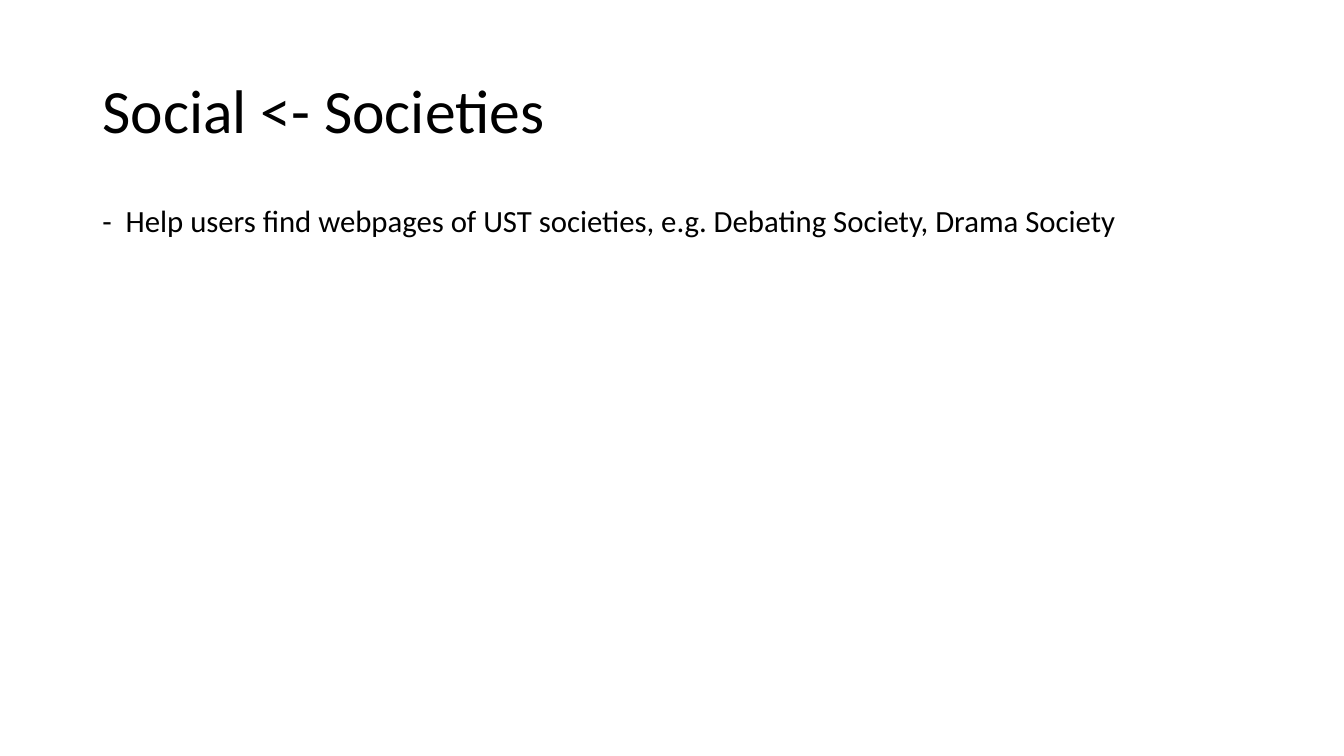
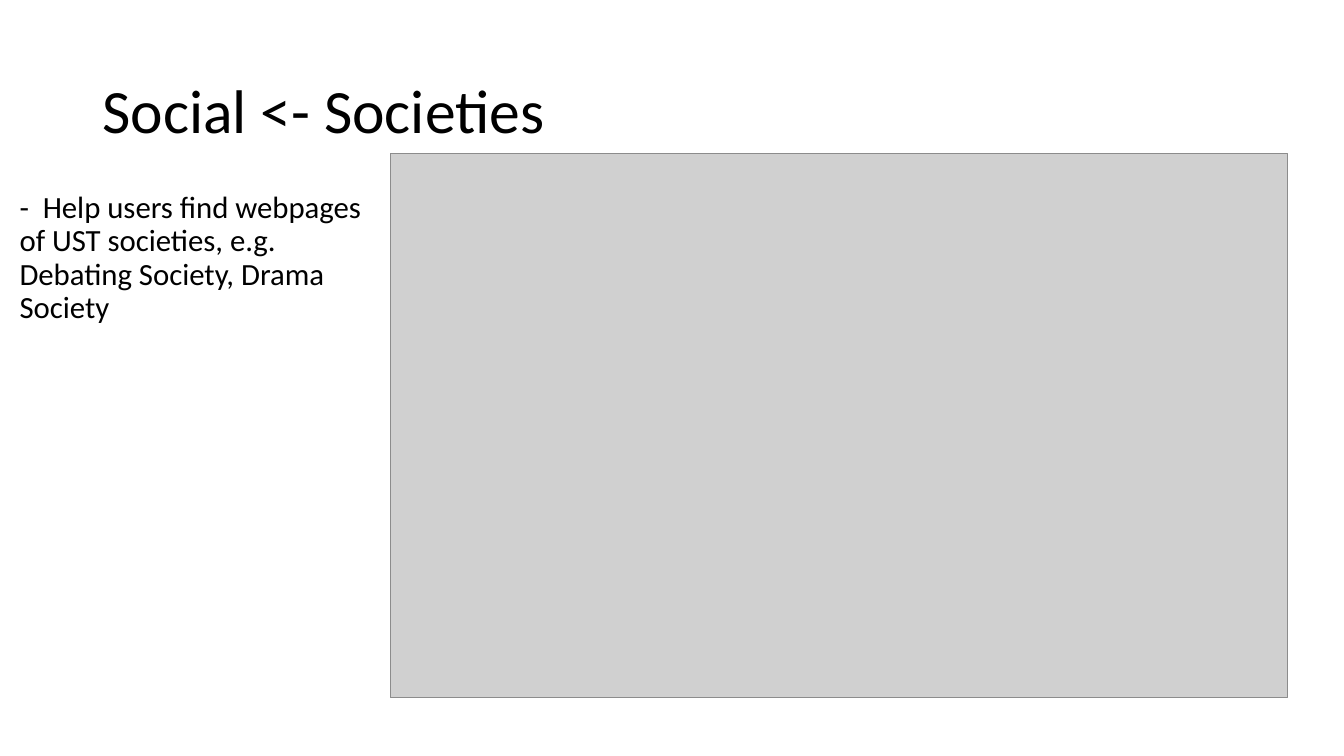
Before and after one commit to nighostchris/ust-freshman-chatbot, a slide deck: slide 10 of Presentation/COMP3111 Presentation.pptx (slide 9 before the commit). Drawn at 1344x756 pixels with LibreOffice and Linux fonts; fonts in the diff are those of the drawing; grey boxes stand for pictures. Boxes give left, top, right and bottom in pixels: in the first picture for what was removed or moved away, otherwise in the second. Text is boxed around its words. In the diff, an @@ line names an element or a change of style, - is before the commit and + after.

```diff
--- a/Presentation/COMP3111 Presentation.pptx
+++ b/Presentation/COMP3111 Presentation.pptx
@@ picture added at [390, 153, 1288, 699] @@
@@ text "- Help users find webpages ..." rewrapped from [126, 210, 1115, 238] to [20, 196, 361, 323] @@
```
Also in this commit, not shown: 5 other slides changed, 2 slides added, 8 other files.
